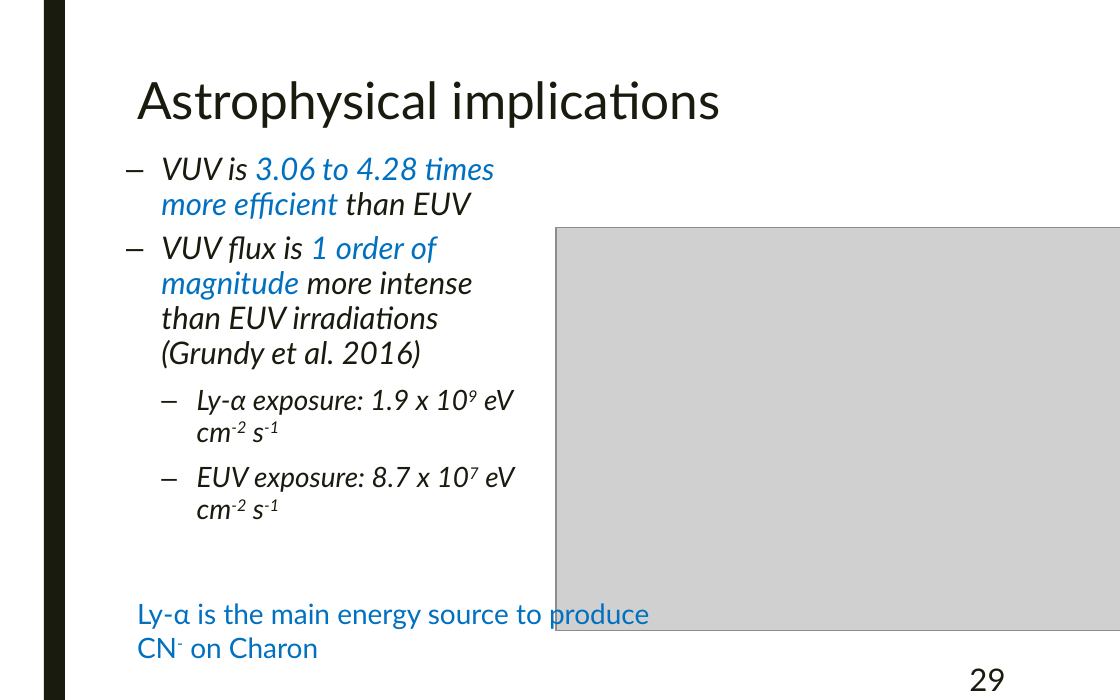
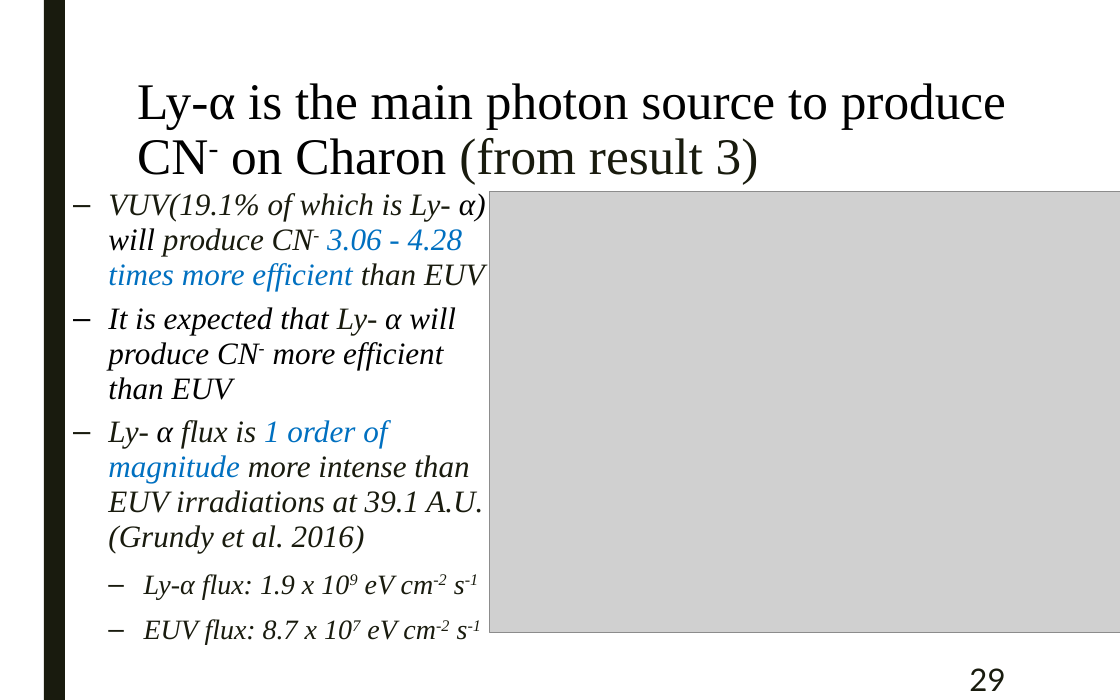
Before and after one commit to samuello1228/lily, a slide deck: slide 29 of doc/VUV and EUV irradiation of CH4 + NH3.pptx. Drawn at 1120x700 pixels with LibreOffice and Linux fonts; fonts in the diff are those of the drawing; grey boxes stand for pictures. Boxes give left, top, right and bottom in pixels: in the first picture for what was removed or moved away, otherwise in the second. Text is boxed around its words. In the diff, an @@ line names an element or a change of style, - is before the commit and + after.

```diff
--- a/doc/VUV and EUV irradiation of CH4 + NH3.pptx
+++ b/doc/VUV and EUV irradiation of CH4 + NH3.pptx
@@ title at bbox=[137, 83, 1006, 185]: text changed; font Lato to Times New Roman; text colour #191B0E to #000000 @@
-Astrophysical implications
+Ly-α is the main photon source to produce CN- on Charon (from result 3)
@@ text at bbox=[108, 193, 486, 645]: text changed; font Lato to Times New Roman @@
-  – VUV is 3.06 to 4.28 times more efficient than EUV
-  – VUV flux is 1 order of magnitude more intense than EUV irradiations (Grundy et al. 2016)
-      – Ly-α exposure: 1.9 x 109 eV cm-2 s-1
-      – EUV exposure: 8.7 x 107 eV cm-2 s-1
+  – VUV(19.1% of which is Ly- α) will produce CN- 3.06 - 4.28 times more efficient than EUV
+  – It is expected that Ly- α will produce CN- more efficient than EUV
+  – Ly- α flux is 1 order of magnitude more intense than EUV irradiations at 39.1 A.U. (Grundy et al. 2016)
+      – Ly-α flux: 1.9 x 109 eV cm-2 s-1
+      – EUV flux: 8.7 x 107 eV cm-2 s-1
@@ picture: place and size @@
-picture at bbox=[556, 227, 1120, 631]
+picture at bbox=[489, 192, 1120, 633]
@@ text removed at bbox=[137, 600, 649, 659] @@
-Ly-α is the main energy source to produce CN- on Charon
```
Also in this commit, not shown: 11 other slides changed, 1 other file.
